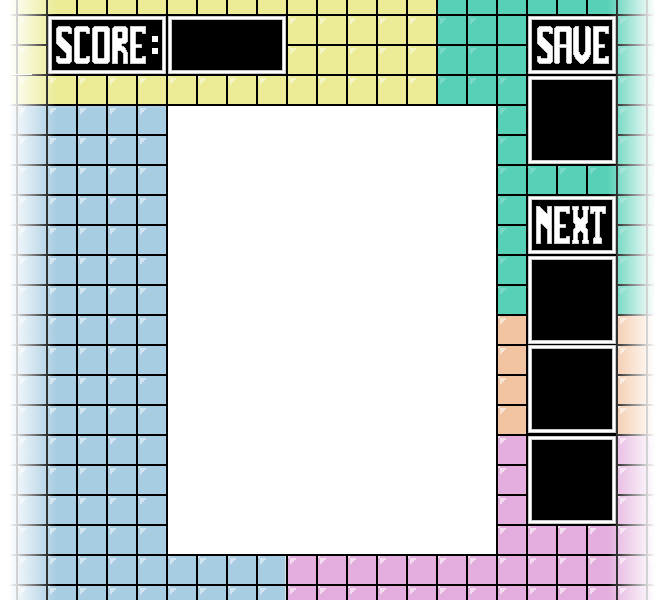
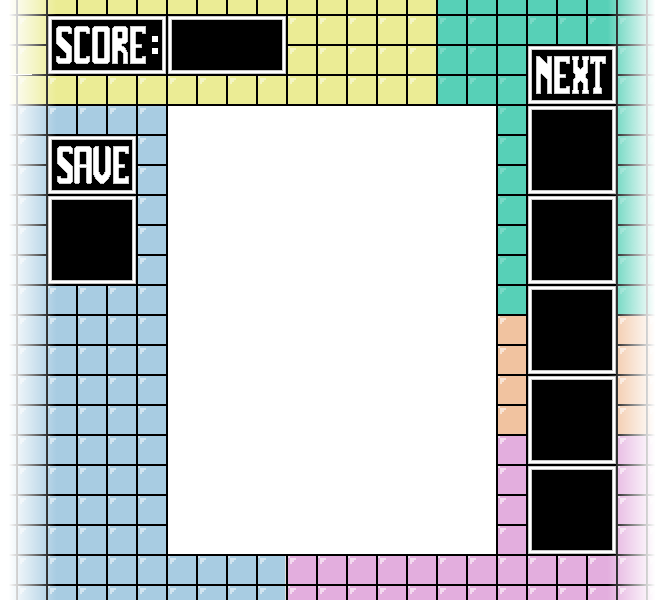
Layered file, before and after one edit (664 × 600). Changes by layer:
painted on "Pasted Layer" over [48, 16, 616, 555]
